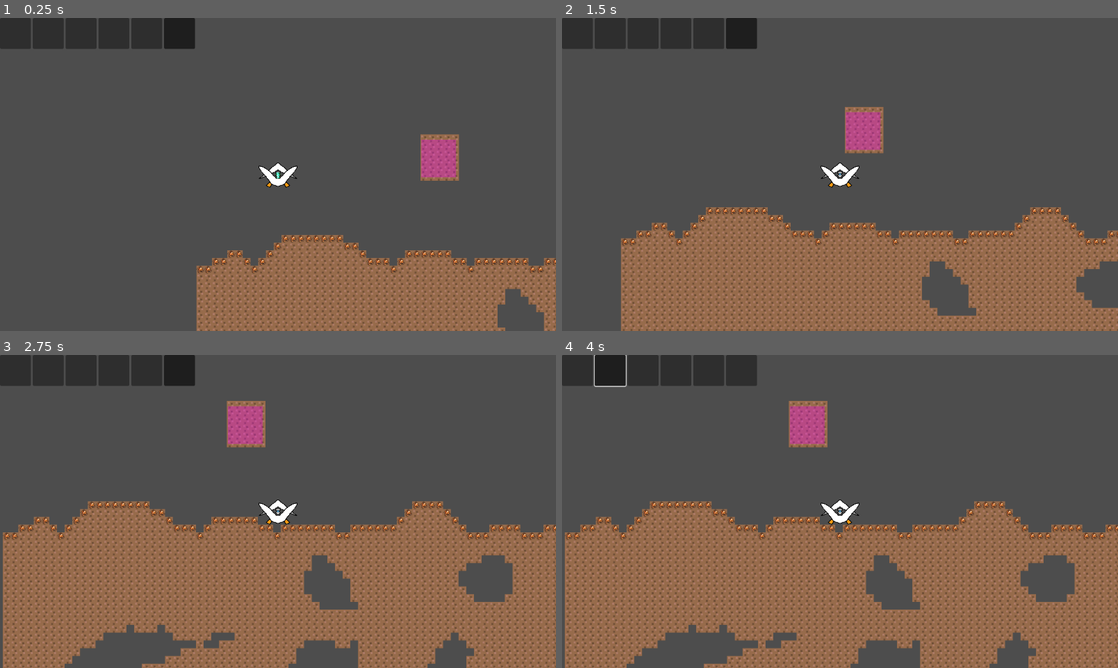
Above: before the commit, frames 1-4 (two rows, left to right).
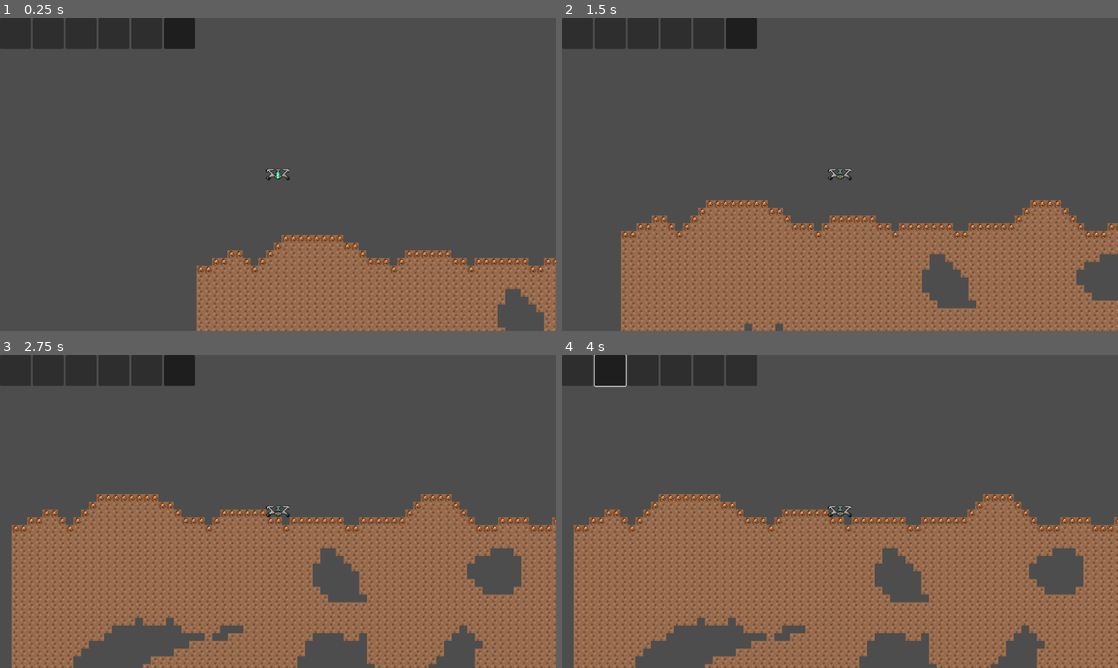
Above: after the commit, the same moments.

Repository: milana-94888u/curiostray
Game: Godot game, scene res://src/scenes/world/world.tscn
Two runs of this game, one before a commit and one after it. Both use one fixed random seed, a clock stepped at 60 frames per second and the inputs below.
Inputs (mouse positions are in pixels of both pictures, inside the frame that each line leads up to):
- Up to frame 1 (0.25 s): no input
- Up to frame 2 (1.5 s): move the mouse to (962, 158) at 0.52 s; hold D (right) from 0.53 s (still down); click (962, 158) at 0.67 s; tap Space (jump) at 0.77 s; move the mouse to (728, 190) at 1.27 s
- Up to frame 3 (2.75 s): tap Space (jump) at 1.52 s; move the mouse to (333, 442) at 2.02 s; release D (right) at 2.03 s; hold A (left) from 2.03 s (still down)
- Up to frame 4 (4 s): release A (left) at 2.75 s; click (578, 370) at 2.75 s; click (612, 370) at 3.5 s

The runs differ from the first frame. In frame 1, 1.3% of the frame differs, in the area x 46-83%, y 37-55%; in frame 2, 6.8%; in frame 3, 16%, in the area x 0-100%, y 14-100%; in frame 4, 16%.

Commit message:
add new player sprite

Diff:
--- a/src/scenes/player/player.tscn
+++ b/src/scenes/player/player.tscn
@@ -1,27 +1,25 @@
 [gd_scene load_steps=9 format=3 uid="uid://cxc0xkdjr21h2"]
 
-[ext_resource type="Texture2D" uid="uid://4iam3cpql7ym" path="res://assets/sprites/player/player.png" id="1_jllpg"]
 [ext_resource type="Script" path="res://src/scenes/player/player.gd" id="1_whao4"]
+[ext_resource type="Texture2D" uid="uid://cjq5bbiyigs8n" path="res://assets/sprites/player/robot.png" id="2_2txef"]
 [ext_resource type="PackedScene" uid="uid://dtbnv1364eg4o" path="res://src/scenes/player/drill_ray.tscn" id="3_14438"]
 [ext_resource type="Script" path="res://src/utils/fsm/finite_state_machine.gd" id="6_dq17m"]
 [ext_resource type="Script" path="res://src/scenes/player/BlockPlaceState.gd" id="7_hwf27"]
 [ext_resource type="Script" path="res://src/scenes/player/DrillState.gd" id="8_c7iog"]
 [ext_resource type="PackedScene" uid="uid://wn0vcrxl4vi7" path="res://src/scenes/ui/player/player_ui_canvas.tscn" id="9_kbmhq"]
 
-[sub_resource type="CapsuleShape2D" id="CapsuleShape2D_rghq7"]
-radius = 27.0
-height = 88.0
+[sub_resource type="RectangleShape2D" id="RectangleShape2D_cm25p"]
+size = Vector2(48, 24)
 
 [node name="Player" type="CharacterBody2D"]
 collision_layer = 2
 script = ExtResource("1_whao4")
 
 [node name="Sprite2D" type="Sprite2D" parent="."]
-texture = ExtResource("1_jllpg")
+texture = ExtResource("2_2txef")
 
 [node name="CollisionShape2D" type="CollisionShape2D" parent="."]
-rotation = 1.5708
-shape = SubResource("CapsuleShape2D_rghq7")
+shape = SubResource("RectangleShape2D_cm25p")
 
 [node name="Camera2D" type="Camera2D" parent="."]
 
--- a/src/scenes/world/world.tscn
+++ b/src/scenes/world/world.tscn
@@ -10,7 +10,6 @@
 [ext_resource type="Script" path="res://src/scenes/world/world.gd" id="8_ib7oy"]
 [ext_resource type="PackedScene" uid="uid://cxc0xkdjr21h2" path="res://src/scenes/player/player.tscn" id="11_iomqm"]
 [ext_resource type="Script" path="res://src/scenes/world/BuildBlockingBodiesManager.gd" id="11_ykvhv"]
-[ext_resource type="PackedScene" uid="uid://ixkwfi3tpv32" path="res://src/scenes/world/building.tscn" id="12_ilfws"]
 [ext_resource type="Script" path="res://src/scenes/world/WorldGenerator.gd" id="12_imxky"]
 
 [sub_resource type="TileSetAtlasSource" id="TileSetAtlasSource_s6ptp"]
@@ -114,7 +113,3 @@
 [node name="BuildBlockingBodiesManager" type="Node" parent="." node_paths=PackedStringArray("world")]
 script = ExtResource("11_ykvhv")
 world = NodePath("..")
-
-[node name="Building" parent="." instance=ExtResource("12_ilfws")]
-modulate = Color(1, 1, 1, 0.313726)
-position = Vector2(476, -171)
Binary file added: assets/sprites/player/robot.png
Not shown, added: assets/sprites/player/robot.png.import
Not shown: 1 places in src/scenes/world/world.tscn that only renumber resources
